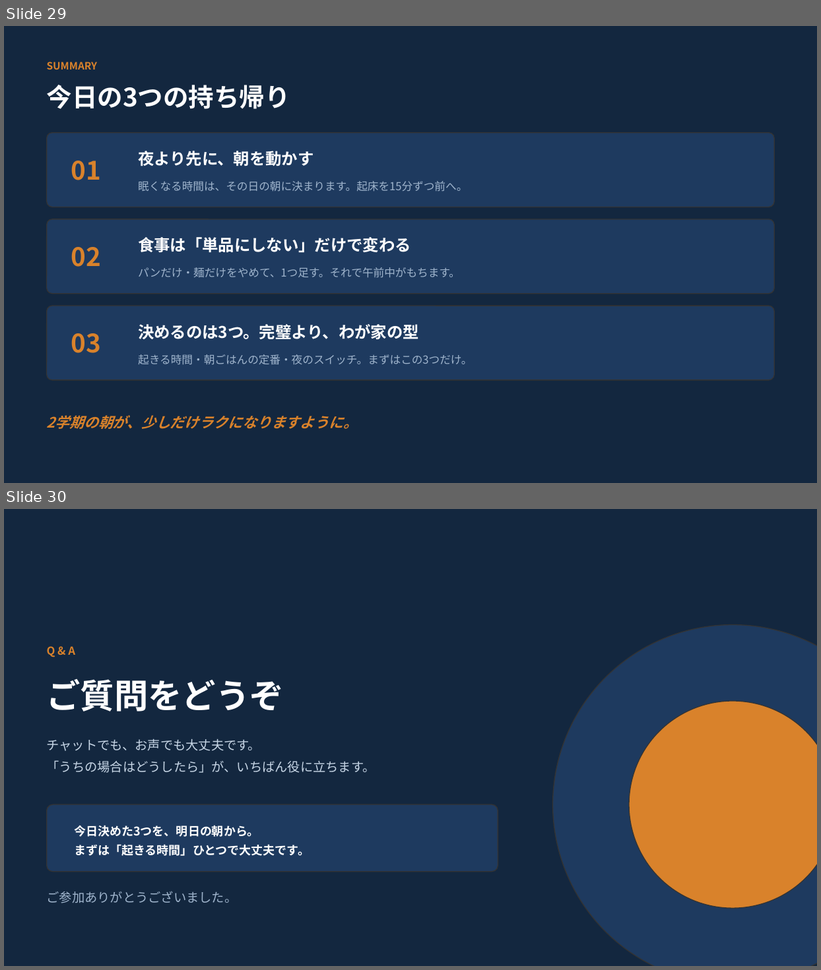
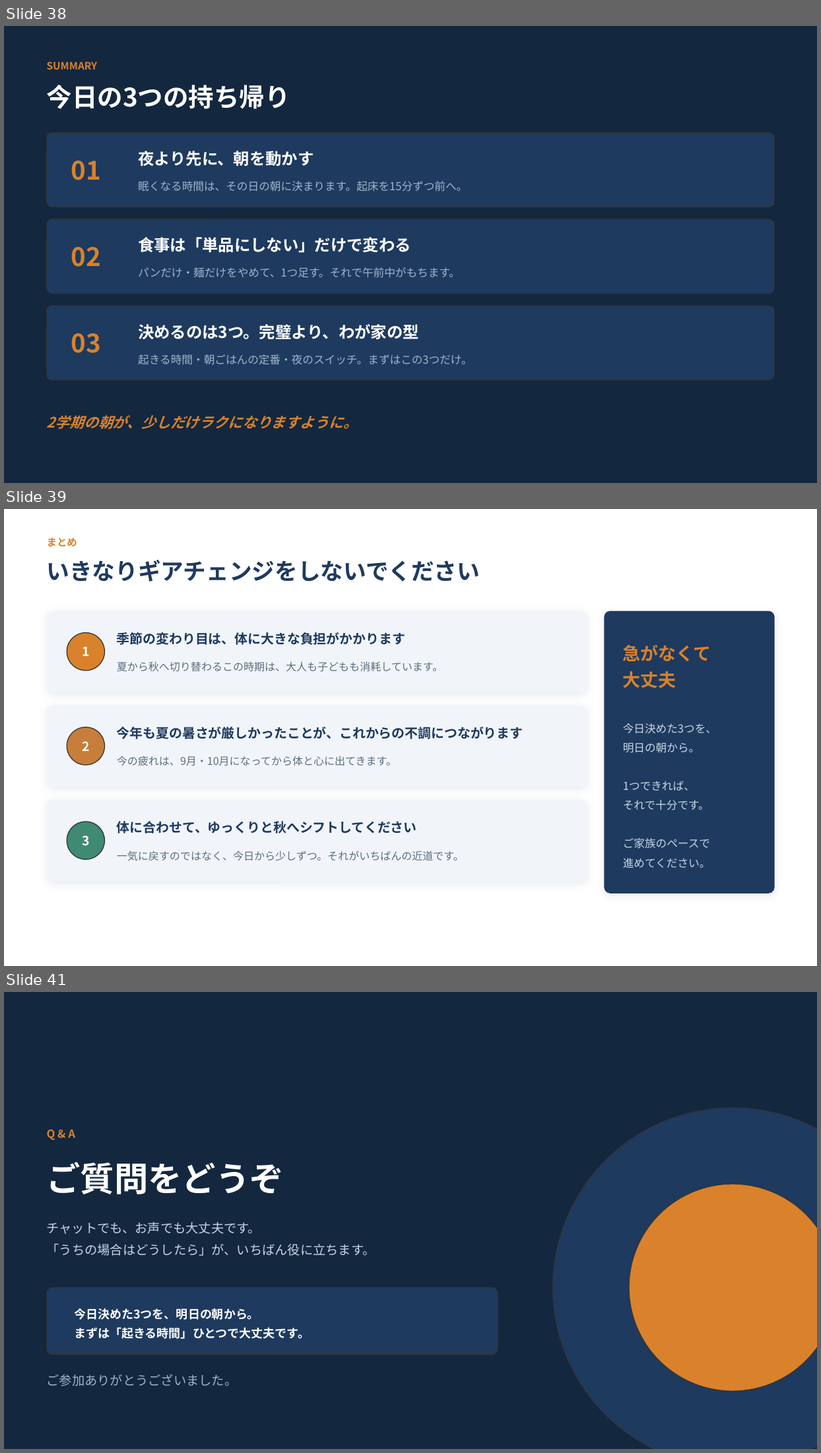
Before and after one commit to xxhmannasuimhxx/-, a slide deck: 夏休みの終わり_第2回_食と生活リズムの整え方.pptx. Shown one above the other, each under a label of ours: slides 29 and 30 before the commit, slides 38, 39 and 41 after it; the slides between them are not shown. The pictures are 821x970 and 821x1453 pixels, drawn with LibreOffice and Linux fonts; fonts in the diff are those of the drawing. Boxes give left, top, right and bottom in pixels: in the first picture for what was removed or moved away, otherwise in the second. Text is boxed around its words. In the diff, an @@ line names an element or a change of style, - is before the commit and + after.

```diff
--- a/夏休みの終わり_第2回_食と生活リズムの整え方.pptx
+++ b/夏休みの終わり_第2回_食と生活リズムの整え方.pptx
@@ slide 39 added at (x1=4, y1=509, x2=817, y2=966), background #FFFFFF @@
@@ text added at (x1=47, y1=537, x2=77, y2=547), 12 pt, text #D9822B, bold @@
+まとめ
@@ text added at (x1=47, y1=560, x2=481, y2=582), 27 pt, text #1E3A5F, bold @@
+いきなりギアチェンジをしないでください
@@ rounded rectangle added at (x1=47, y1=611, x2=587, y2=692), fill #F1F5F9, outline #F1F5F9 1 pt @@
@@ rounded rectangle added at (x1=605, y1=611, x2=774, y2=893), fill #1E3A5F, outline #1E3A5F 1 pt @@
@@ ellipse added at (x1=67, y1=633, x2=104, y2=671), fill #D9822B, outline #333333 1 pt @@
@@ text added at (x1=82, y1=646, x2=89, y2=656), 15 pt, text #FFFFFF, bold @@
+1
@@ text added at (x1=117, y1=632, x2=405, y2=645), 15.5 pt, text #1E3A5F, bold @@
+季節の変わり目は、体に大きな負担がかかります
@@ text added at (x1=623, y1=645, x2=712, y2=689), 21 pt, text #D9822B, bold @@
+急がなくて
+大丈夫
@@ text added at (x1=117, y1=661, x2=443, y2=671), 12.5 pt, text #5C6E80 @@
+夏から秋へ切り替わるこの時期は、大人も子どもも消耗しています。
@@ rounded rectangle added at (x1=47, y1=706, x2=587, y2=787), fill #F1F5F9, outline #F1F5F9 1 pt @@
@@ text added at (x1=623, y1=723, x2=717, y2=868), 13 pt, text #C7D6E6 @@
+今日決めた3つを、
+明日の朝から。
+1つできれば、
+それで十分です。
+ご家族のペースで
+進めてください。
@@ ellipse added at (x1=67, y1=727, x2=104, y2=765), fill #C77E3A, outline #333333 1 pt @@
@@ text added at (x1=82, y1=741, x2=89, y2=751), 15 pt, text #FFFFFF, bold @@
+2
@@ text added at (x1=117, y1=727, x2=523, y2=739), 15.5 pt, text #1E3A5F, bold @@
+今年も夏の暑さが厳しかったことが、これからの不調につながります
@@ text added at (x1=117, y1=756, x2=397, y2=766), 12.5 pt, text #5C6E80 @@
+今の疲れは、9月・10月になってから体と心に出てきます。
@@ rounded rectangle added at (x1=47, y1=801, x2=587, y2=881), fill #F1F5F9, outline #F1F5F9 1 pt @@
@@ ellipse added at (x1=67, y1=822, x2=104, y2=859), fill #3F8A72, outline #333333 1 pt @@
@@ text added at (x1=117, y1=821, x2=417, y2=834), 15.5 pt, text #1E3A5F, bold @@
+体に合わせて、ゆっくりと秋へシフトしてください
@@ text added at (x1=82, y1=836, x2=89, y2=846), 15 pt, text #FFFFFF, bold @@
+3
@@ text added at (x1=117, y1=851, x2=464, y2=861), 12.5 pt, text #5C6E80 @@
+一気に戻すのではなく、今日から少しずつ。それがいちばんの近道です。
@@ what was slide 29 is now slide 38 @@
@@ what was slide 30 is now slide 41 @@
```
Also in this commit, not shown: 19 slides changed, 19 other slides added, 9 slides removed, 1 other file.
